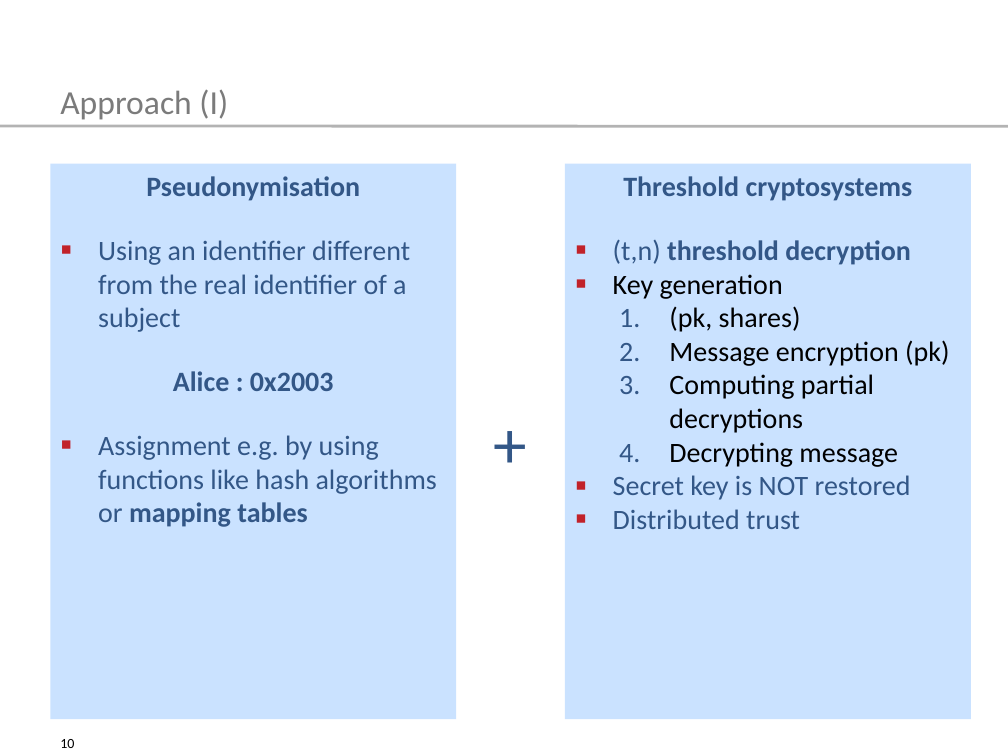
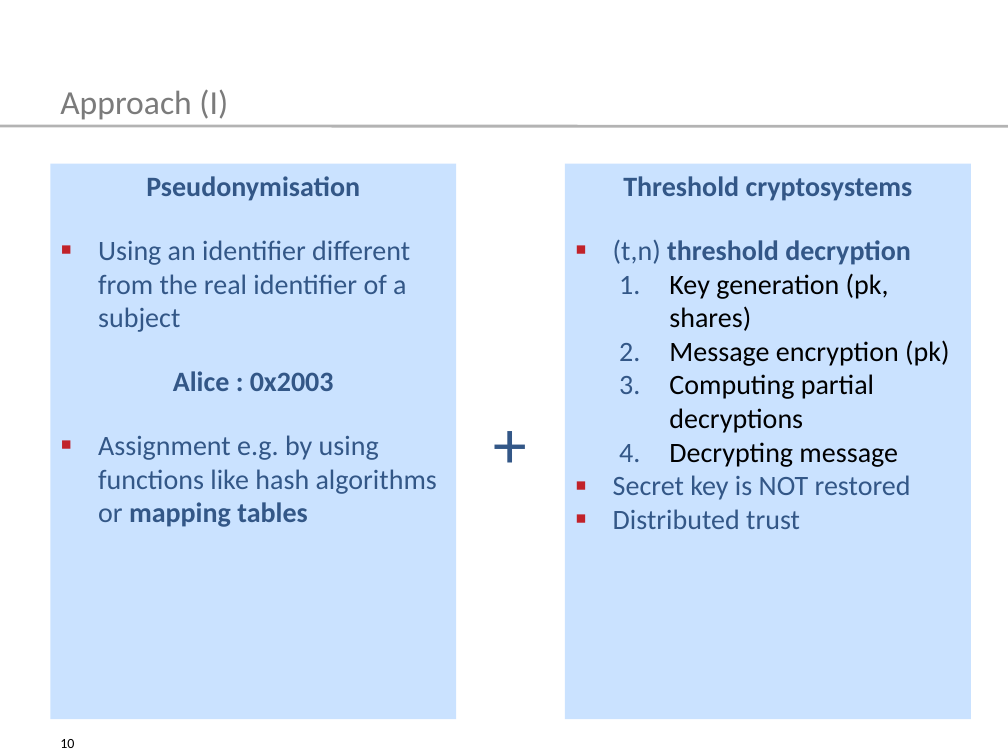
Before and after one commit to tompetersen/master-thesis, a slide deck: slide 10 of pet-con/Talk_PET_CON.odp. Drawn at 1008x756 pixels with LibreOffice and Linux fonts; fonts in the diff are those of the drawing. Boxes give left, top, right and bottom in pixels: in the first picture for what was removed or moved away, otherwise in the second. Text is boxed around its words. In the diff, an @@ line names an element or a change of style, - is before the commit and + after.

Commit message:
Fixed numbering on slide 10

```diff
--- a/pet-con/Talk_PET_CON.odp
+++ b/pet-con/Talk_PET_CON.odp
@@ text in rectangle at box(669, 273, 889, 331): text changed @@
-▪ Key generation
-  1. (pk, shares)
+  1. Key generation (pk, shares)
```
Also in this commit, not shown: 1 other file.
